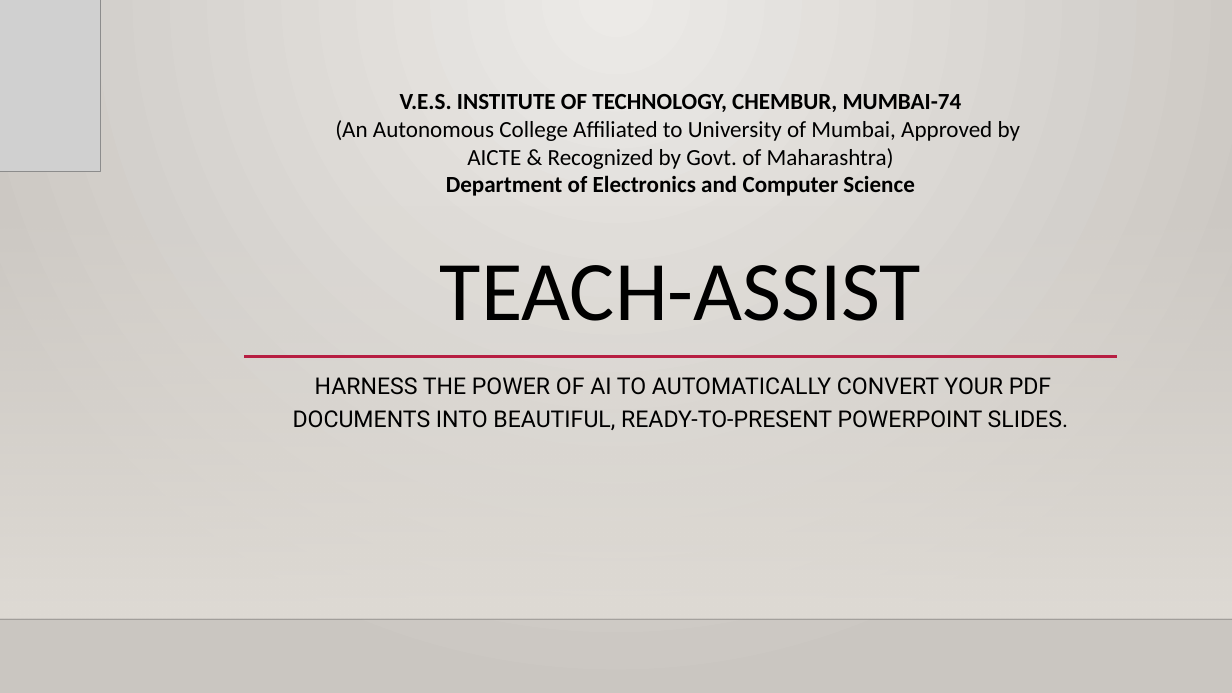
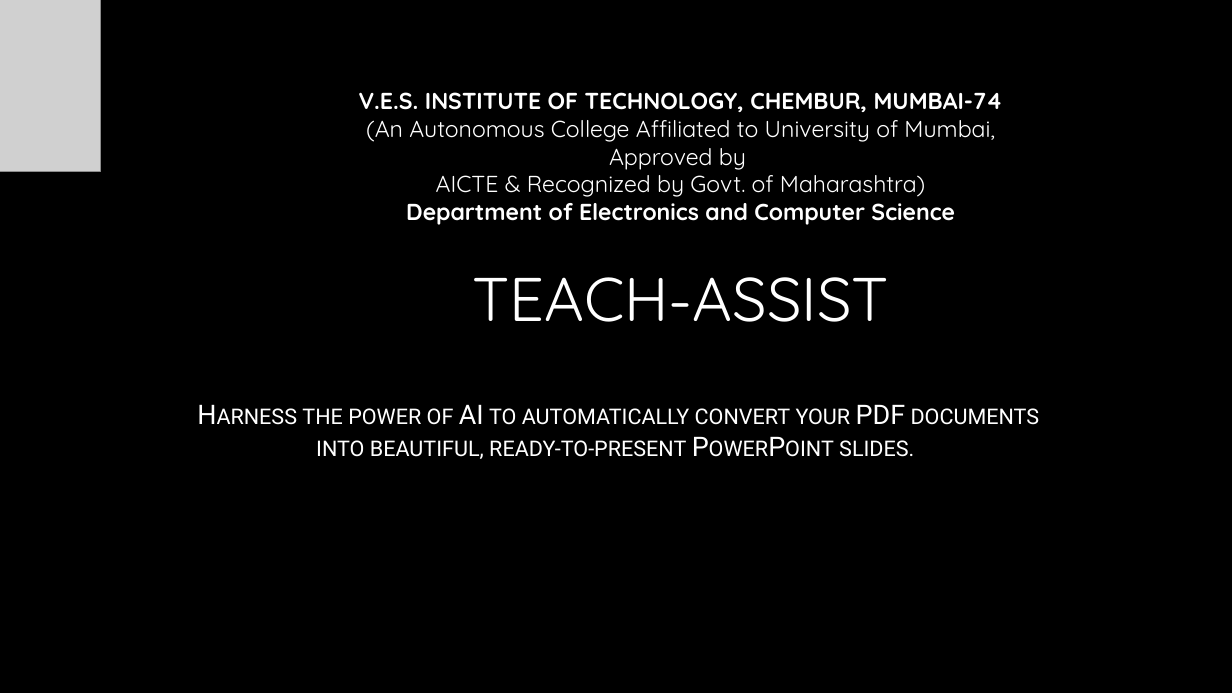
Before and after one commit to AdityaB-11/Pdf_to_presentation_GenAI, a slide deck: slide 1 of output/generated_presentation.pptx. Drawn at 1232x693 pixels with LibreOffice and Linux fonts; fonts in the diff are those of the drawing; grey boxes stand for pictures; background and template pictures are left out. Boxes give left, top, right and bottom in pixels: in the first picture for what was removed or moved away, otherwise in the second. Text is boxed around its words. In the diff, an @@ line names an element or a change of style, - is before the commit and + after.

```diff
--- a/output/generated_presentation.pptx
+++ b/output/generated_presentation.pptx
@@ background gradient #ECEAE7 to #CAC7C1 to picture (left out) @@
@@ title "TEACH-ASSIST" at (472, 277, 889, 322): size 66 to 48 pt, font Calibri to Quicksand, text colour #000000 to gradient #FFFFFF to #A6A6A6; line spacing 0.9 to 1 @@
@@ text "V.E.S. INSTITUTE OF TECHNOLOGY, CHEMBUR, ..." at (359, 92, 1003, 225): font Calibri to Quicksand, text colour #000000 to #FFFFFF @@
@@ rectangle removed at (0, 204, 1232, 619) @@
@@ line removed from (244, 357) to (1117, 357) @@
@@ subtitle at (302, 404, 1040, 459): text changed; size 18 to 21 pt; text colour #000000 to gradient #FFFFFF to #BFBFBF @@
-HARNESS THE POWER OF AI TO AUTOMATICALLY CONVERT YOUR PDF DOCUMENTS INTO BEAUTIFUL, READY-TO-PRESENT POWERPOINT SLIDES.
+Harness the power of AI to automatically convert your PDF documents into beautiful, ready-to-present PowerPoint slides.
@@ line removed from (0, 619) to (1232, 619) @@
```
Also in this commit, not shown: 10 slides added, 14 slides removed, 19 other files.
